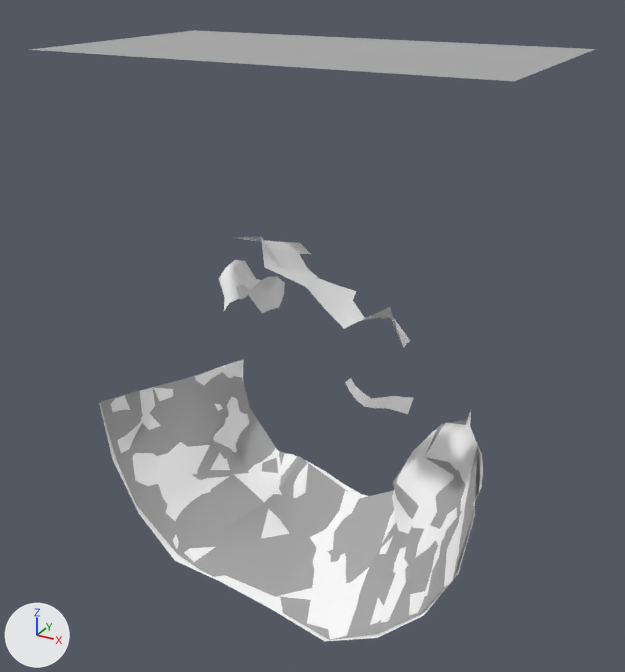
The FBX model src/ProjectMagma/ProjectMagma/Content/Models/Environment/cave_apr30.fbx, before and after one commit.
The view is the same before and after, from a 50 mm camera at (0.016, -0.0254, 0.0182) aimed at (-0.0008, 0.0052, 0.0029). The lights are fixed; the arrows at lower left show +X, +Y and +Z. Where no turn or scale is listed for an object, it has been applied to the vertices.

The older version as bpy lines, for what is in view:
```python
me_cave1_col = bpy.data.meshes.new('cave1_col')
me_cave1_col.from_pydata(...)  # 13 vertices, 12 faces; spans x -0.00867..-0.00517, y -0.00001..0.00695, z -0.00492..0.00004
me_cave1_col.materials.append(mat_lambert1)  # grey #aaaaaa
me_cavefront_col = bpy.data.meshes.new('cavefront_col')
me_cavefront_col.from_pydata([(0.0091, -0.0051, 0.0), (-0.0091, 0.0051, 0.0), (-0.0091, -0.0051, 0.0), (0.0091, 0.0051, 0.0)], [], [(0, 1, 2), (0, 3, 1)])
me_cavefront_col.materials.append(mat_lambert1)  # grey #aaaaaa
me_cavemesh = bpy.data.meshes.new('cavemesh')
me_cavemesh.from_pydata(...)  # 277 vertices, 428 faces; spans x -0.0087..0.0087, y -0.0003..0.0126, z -0.0086..0.0089
me_cavemesh.materials.append(mat_cave)  # white #ffffff
ob_cave1_col = bpy.data.objects.new('cave1_col', me_cave1_col)
ob_cave1_col.location = (0.0, 0.0, 0.0)
ob_cavefront_col = bpy.data.objects.new('cavefront_col', me_cavefront_col)
ob_cavefront_col.location = (-0.00012, 0.0041, 0.015)
ob_cavemesh = bpy.data.objects.new('cavemesh', me_cavemesh)
ob_cavemesh.location = (0.0, 0.0, 0.0)
# also in view: 'cave4_col' at (-0.0047, 0.0035, -0.0045); 'cave2_col' at (-0.0009, 0.0039, -0.0065); 'cave3_col' at (0.0058, 0.0039, -0.0042)
```
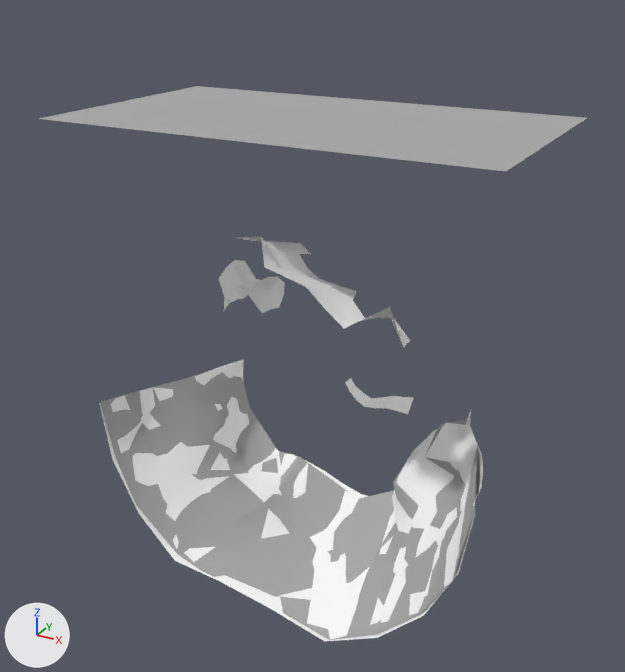
Changed parts and their boxes (x1, y1, x2, y2) in the pictures (625 x 672 px):
```json
{"object": "cavefront_col", "change": "moved", "before": [31, 30, 595, 81], "after": [39, 86, 587, 171]}
```

Scene script edits in JSON lines:
```json
{"op": "set", "path": "ob_cavefront_col.location", "old": "(-0.00012, 0.0041, 0.015)", "new": "(-0.00012, 0.0041, 0.0125)"}
```
